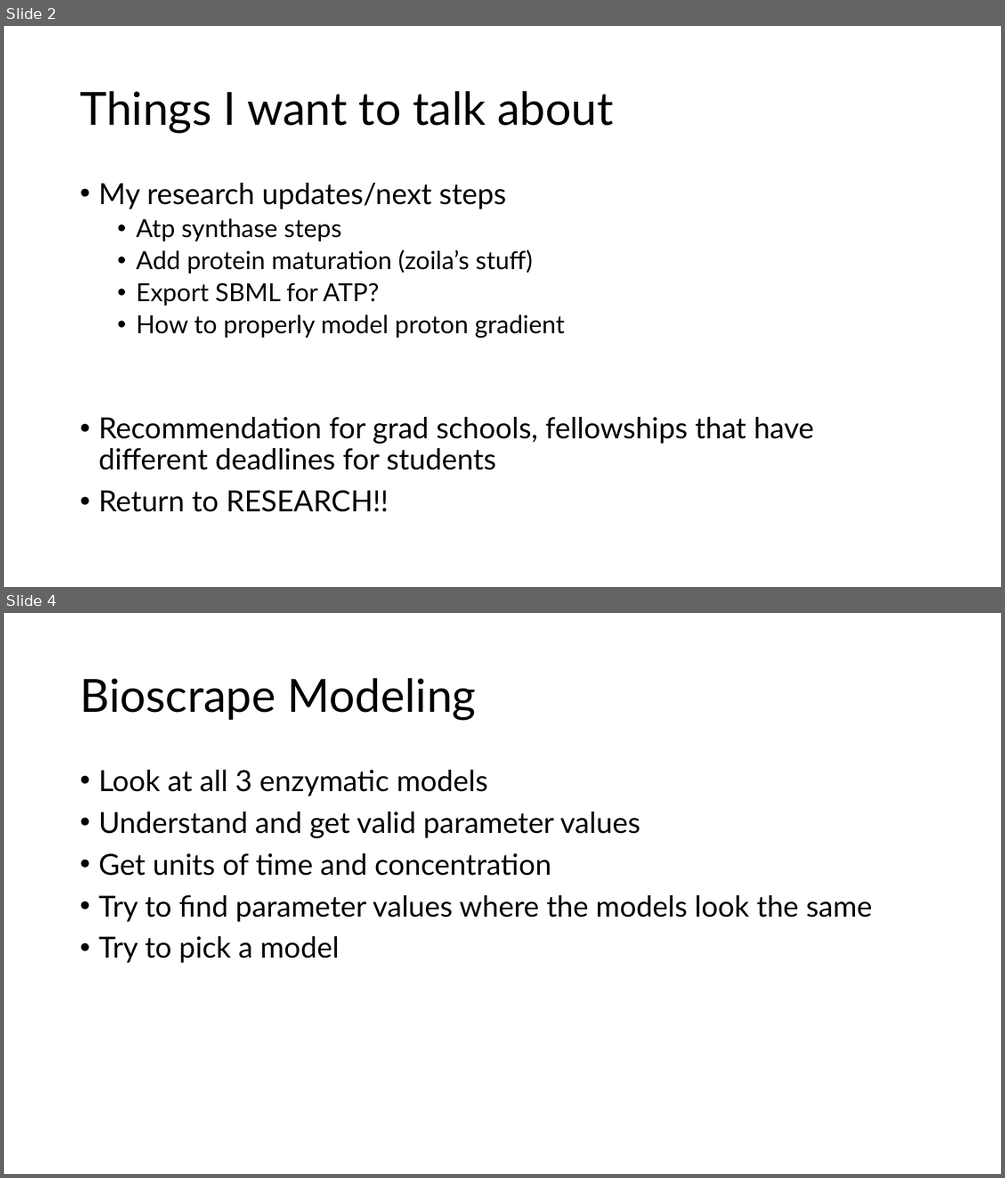
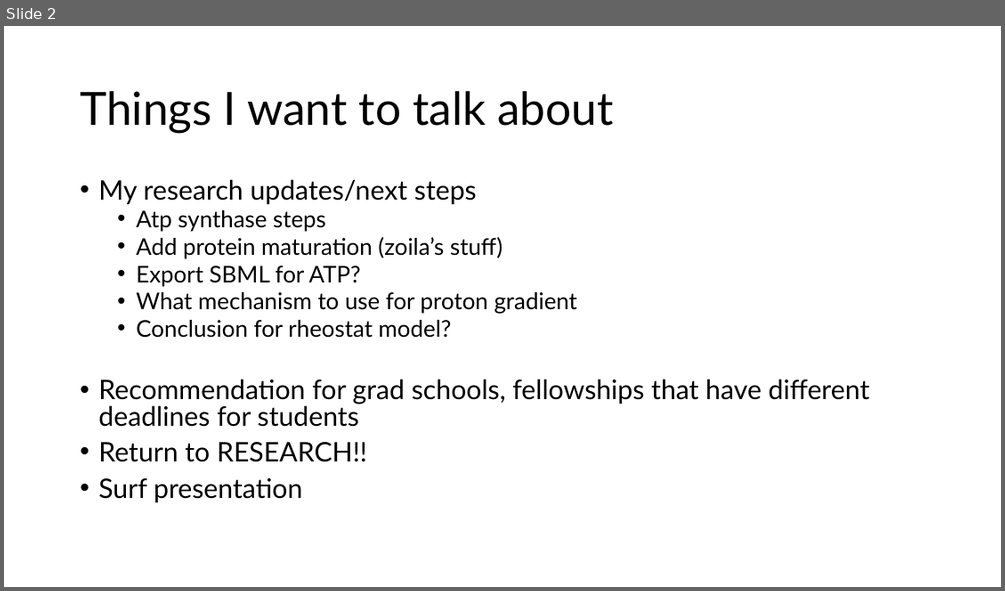
Before and after one commit to AnkitaRoychoudhury/ug_murray, a slide deck: miscellaneous/presentations/202020720_murray_mtg.pptx. Shown one above the other, each under a label of ours: slides 2 and 4 before the commit, slide 2 after it; the slides between them are not shown. The pictures are 1005x1178 and 1005x591 pixels, drawn with LibreOffice and Linux fonts; fonts in the diff are those of the drawing. Boxes give left, top, right and bottom in pixels: in the first picture for what was removed or moved away, otherwise in the second. Text is boxed around its words. In the diff, an @@ line names an element or a change of style, - is before the commit and + after.

```diff
--- a/miscellaneous/presentations/202020720_murray_mtg.pptx
+++ b/miscellaneous/presentations/202020720_murray_mtg.pptx
@@ slide 4 removed at (4, 613, 1001, 1174), background #FFFFFF @@
@@ title removed at (80, 678, 477, 720) @@
-Bioscrape Modeling
@@ text removed at (98, 770, 872, 963) @@
-• Look at all 3 enzymatic models
-• Understand and get valid parameter values
-• Get units of time and concentration
-• Try to find parameter values where the models look the same
-• Try to pick a model
@@ slide 2 changed as well @@
@@ text at (98, 179, 870, 462): size 28 to 25.9 pt in "My research updates/next steps", "Recommendation for grad schools, fellowships that have ...", "Return to RESEARCH!!"; size 24 to 22.2 pt in "Atp synthase steps", "Add protein maturation (zoila’s stuff)", "Export SBML for ATP?"; line spacing 0.9 to 0.8 @@
@@ text at (136, 292, 577, 338): text changed; size 24 to 22.2 pt @@
-  • How to properly model proton gradient
+  • What mechanism to use for proton gradient
+  • Conclusion for rheostat model?
@@ text at (98, 478, 302, 503): paragraph added @@
+• Surf presentation
```
Also in this commit, not shown: 1 other slide changed, 10 slides added, 1 other slide removed, 7 other files.
